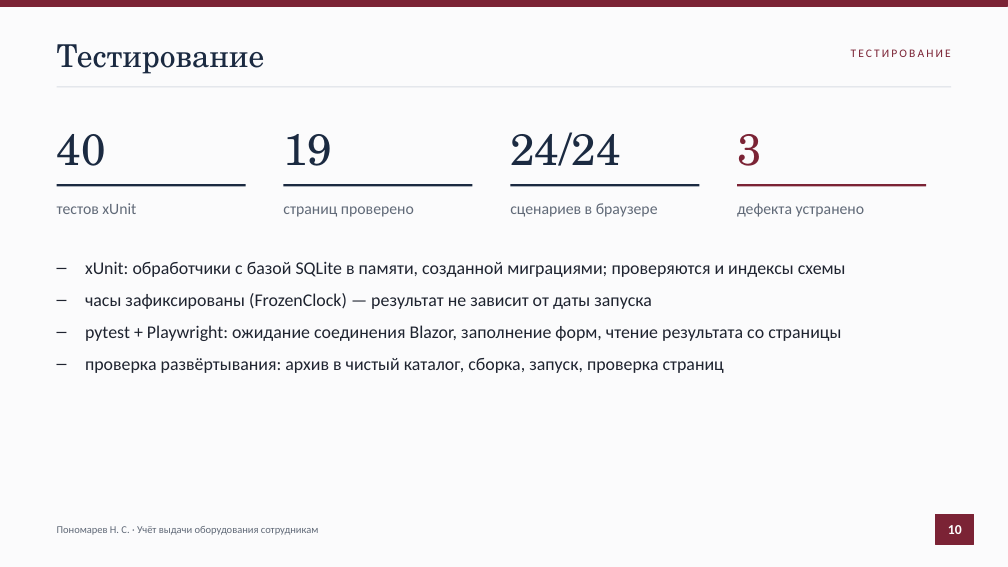
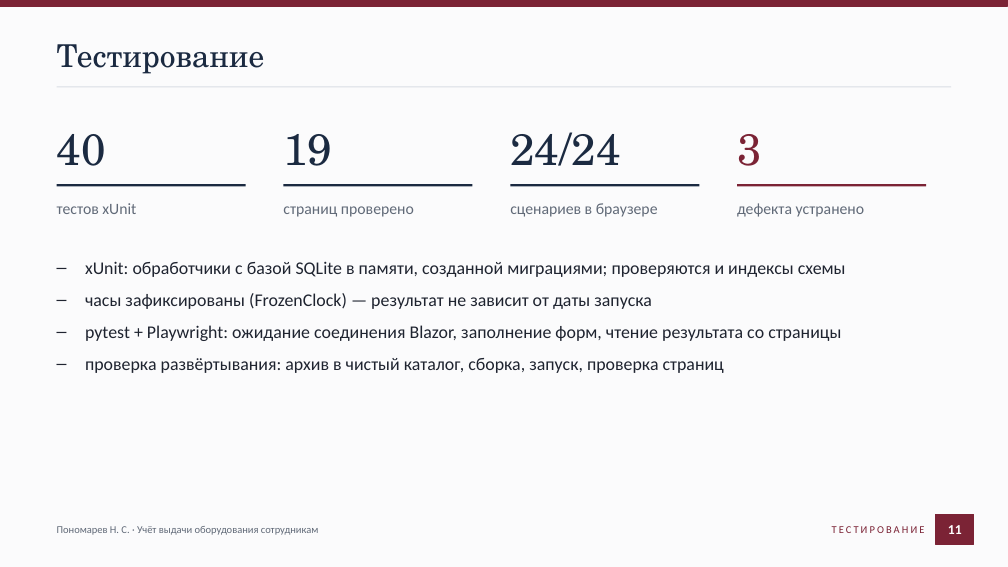
Before and after one commit to Black287234/KP-Nek, a slide deck: slide 11 of docs/Презентация.pptx (slide 10 before the commit). Drawn at 1008x567 pixels with LibreOffice and Linux fonts; fonts in the diff are those of the drawing. Boxes give left, top, right and bottom in pixels: in the first picture for what was removed or moved away, otherwise in the second. Text is boxed around its words. In the diff, an @@ line names an element or a change of style, - is before the commit and + after.

```diff
--- a/docs/Презентация.pptx
+++ b/docs/Презентация.pptx
@@ text "ТЕСТИРОВАНИЕ": place and size @@
-text "ТЕСТИРОВАНИЕ" at [851,49,951,57]
+text "ТЕСТИРОВАНИЕ" at [832,526,925,533]
@@ text "ТЕСТИРОВАНИЕ" at [832,526,925,533]: size 11 to 10 pt @@
@@ text at [948,525,962,534]: text changed @@
-10
+11
```
Also in this commit, not shown: 10 other slides changed, 2 slides added, 1 slide removed, 15 other files.
